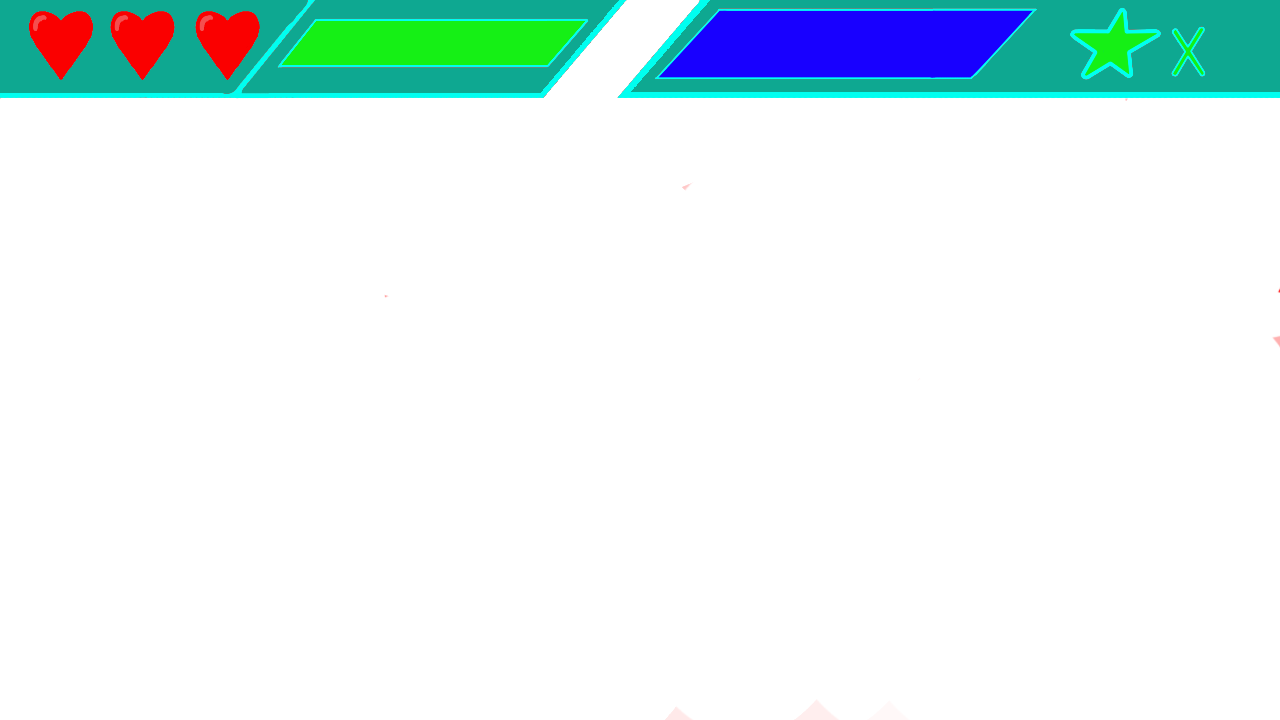
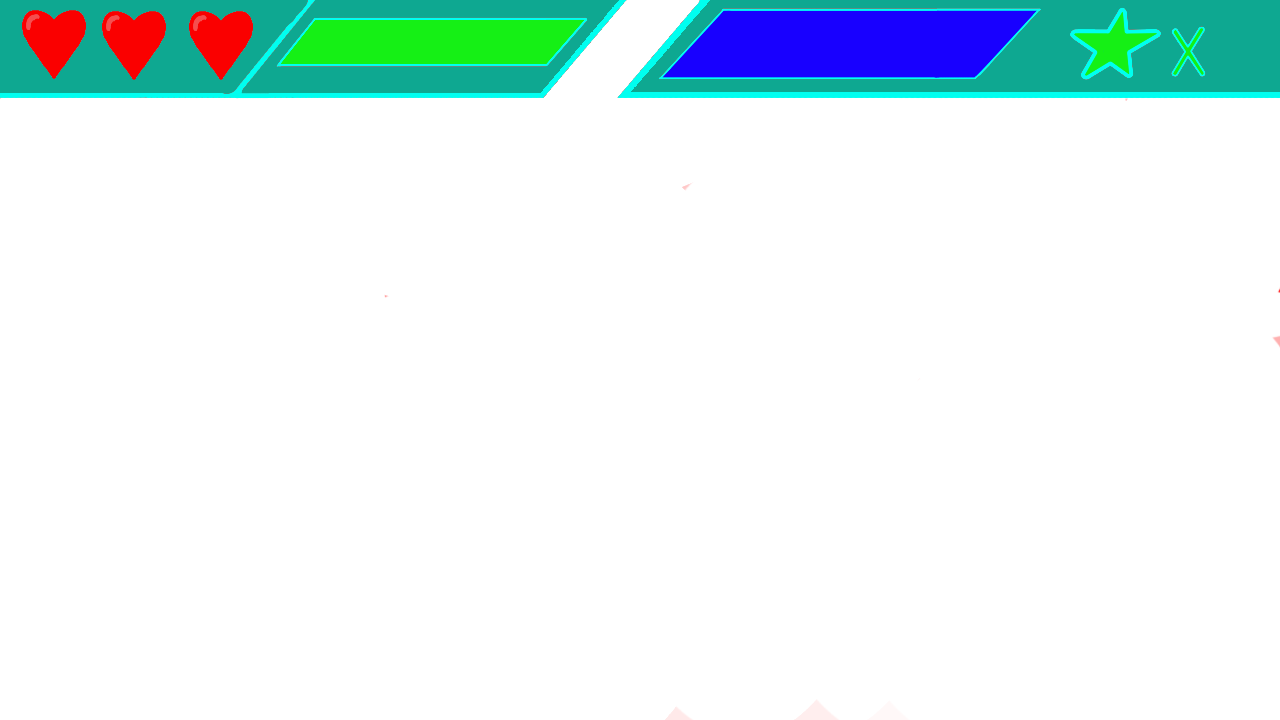
Layers edited between the first and the second (1280, 720) image:
added layer "stamina" in group "Tekengebied 1" over (x1=276, y1=17, x2=588, y2=67)
added layer "progress" in group "Tekengebied 1" over (x1=658, y1=8, x2=1041, y2=80)
renamed "progress en score" to "score", painted on it over (x1=277, y1=8, x2=1041, y2=80)
removed layer "health" from group "Tekengebied 1" over (x1=29, y1=11, x2=260, y2=80)
added layer "hp 3" in group "Tekengebied 1" over (x1=22, y1=10, x2=86, y2=79)
added layer "hp 2" in group "Tekengebied 1" over (x1=189, y1=11, x2=253, y2=80)
added layer "hp 1" in group "Tekengebied 1" over (x1=102, y1=11, x2=166, y2=80)
